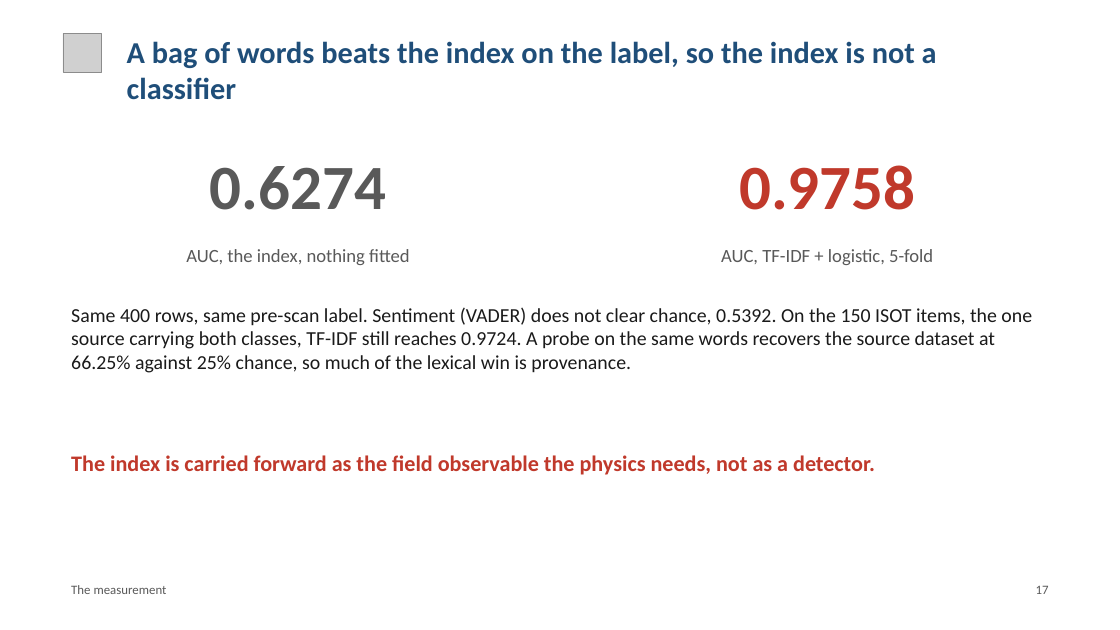
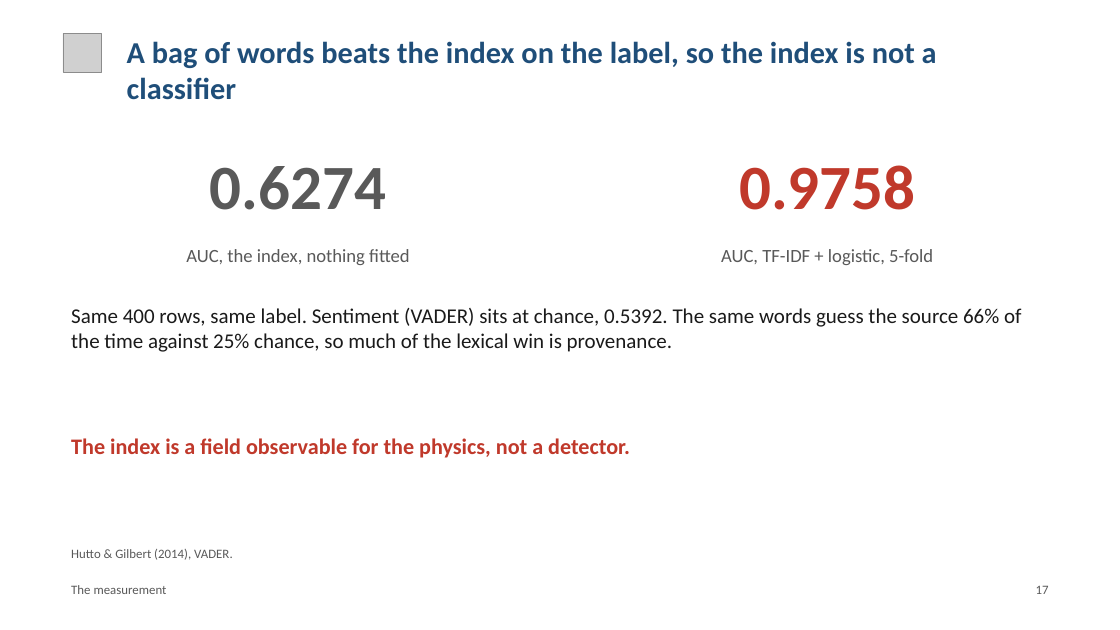
Before and after one commit to brn-mwai/monarch, a slide deck: slide 17 of docs/defence/Monarch_Defence.pptx. Drawn at 1120x630 pixels with LibreOffice and Linux fonts; fonts in the diff are those of the drawing; grey boxes stand for pictures. Boxes give left, top, right and bottom in pixels: in the first picture for what was removed or moved away, otherwise in the second. Text is boxed around its words. In the diff, an @@ line names an element or a change of style, - is before the commit and + after.

```diff
--- a/docs/defence/Monarch_Defence.pptx
+++ b/docs/defence/Monarch_Defence.pptx
@@ text at box(71, 308, 1021, 352): text changed; size 17 to 18 pt @@
-Same 400 rows, same pre-scan label. Sentiment (VADER) does not clear chance, 0.5392. On the 150 ISOT items, the one source carrying both classes, TF-IDF still reaches 0.9724. A probe on the same words recovers the source dataset at 66.25% against 25% chance, so much of the lexical win is provenance.
+Same 400 rows, same label. Sentiment (VADER) sits at chance, 0.5392. The same words guess the source 66% of the time against 25% chance, so much of the lexical win is provenance.
@@ text at box(71, 438, 630, 458): text changed @@
-The index is carried forward as the field observable the physics needs, not as a detector.
+The index is a field observable for the physics, not a detector.
@@ text added at box(71, 549, 233, 560), 11 pt, text #595959 @@
+Hutto & Gilbert (2014), VADER.
```
Also in this commit, not shown: 12 other slides changed, 3 other files.
